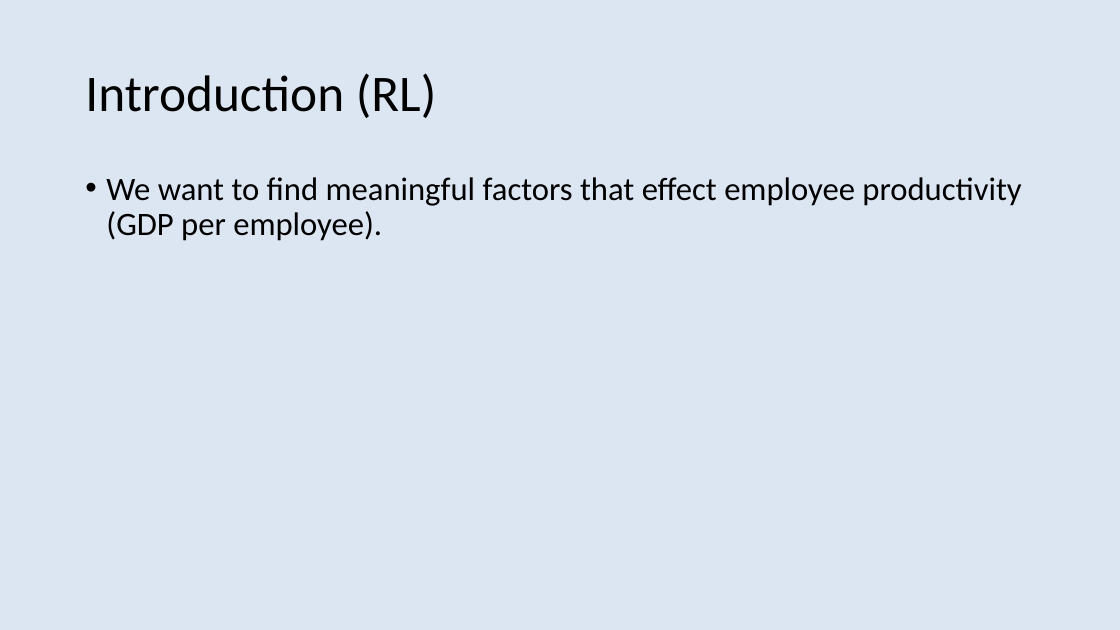
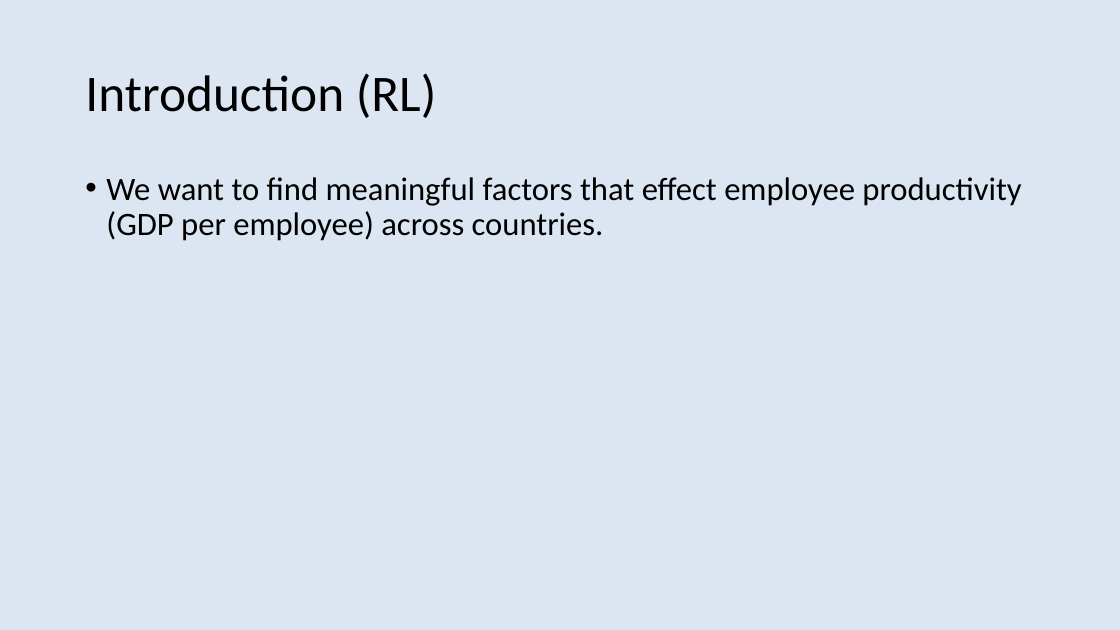
Before and after one commit to dustinak80/Information-Visualization, a slide deck: slide 3 of Project/Project Proposal.pptx. Drawn at 1120x630 pixels with LibreOffice and Linux fonts; fonts in the diff are those of the drawing. Boxes give left, top, right and bottom in pixels: in the first picture for what was removed or moved away, otherwise in the second. Text is boxed around its words. In the diff, an @@ line names an element or a change of style, - is before the commit and + after.

```diff
--- a/Project/Project Proposal.pptx
+++ b/Project/Project Proposal.pptx
@@ text at (x1=106, y1=177, x2=1021, y2=241): text changed @@
-• We want to find meaningful factors that effect employee productivity (GDP per employee).
+• We want to find meaningful factors that effect employee productivity (GDP per employee) across countries.
```
Also in this commit, not shown: 1 other slide changed, 2 slides added, 1 slide removed.
